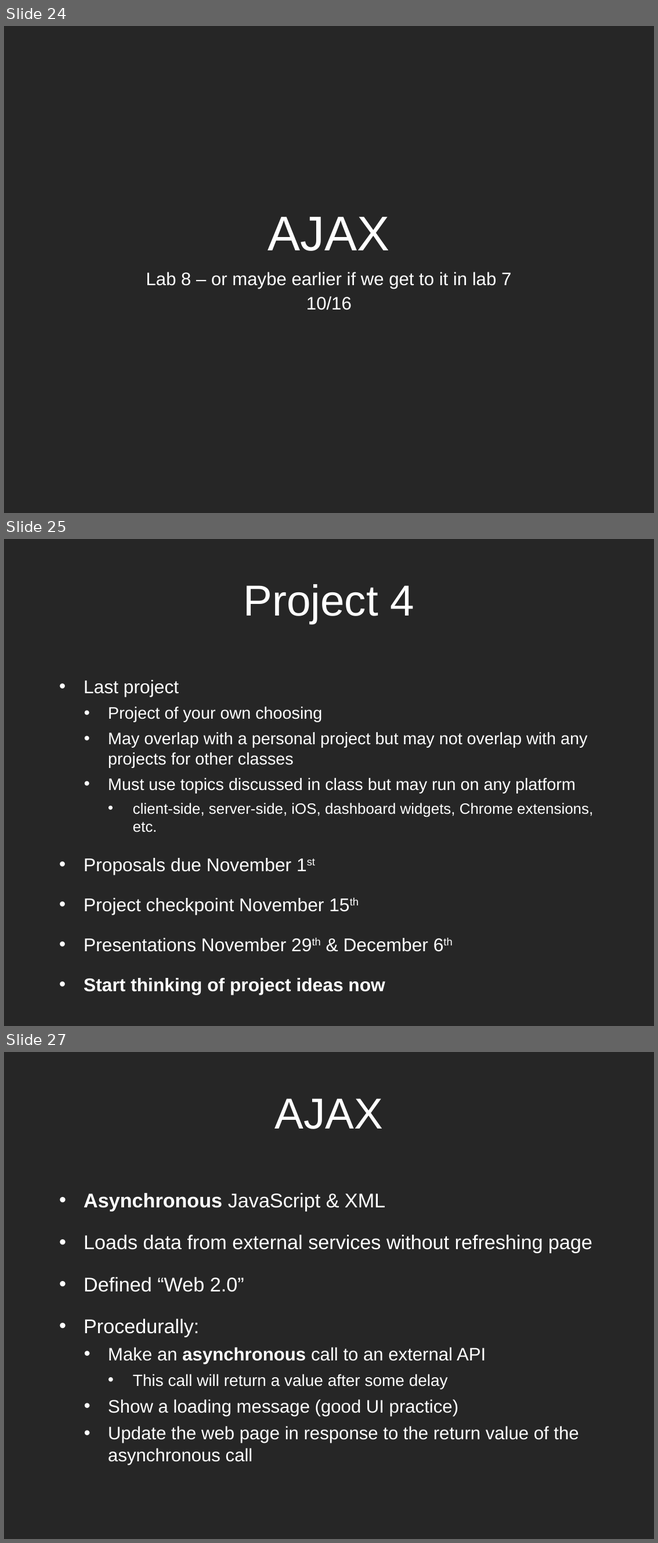
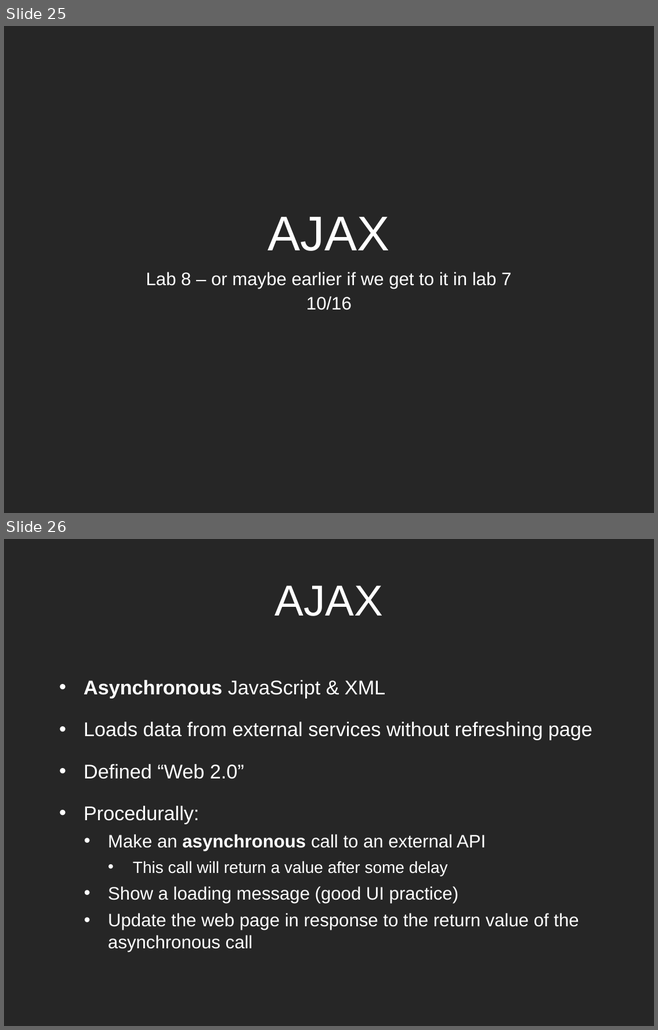
Before and after one commit to dantasse/ssuiweb2014, a slide deck: week07/week07.pptx. Shown one above the other, each under a label of ours: slides 24, 25 and 27 before the commit, slides 25 and 26 after it; the slides between them are not shown. The pictures are 658x1543 and 658x1030 pixels, drawn with LibreOffice and Linux fonts; fonts in the diff are those of the drawing. Boxes give left, top, right and bottom in pixels: in the first picture for what was removed or moved away, otherwise in the second. Text is boxed around its words. In the diff, an @@ line names an element or a change of style, - is before the commit and + after.

Commit message:
weeks 8 and 9, starter

```diff
--- a/week07/week07.pptx
+++ b/week07/week07.pptx
@@ slide 25 removed at box(4, 539, 654, 1026), background #262626 @@
@@ title removed at box(244, 584, 414, 624) @@
-Project 4
@@ text removed at box(83, 680, 593, 995) @@
-• Last project
-  • Project of your own choosing
-  • May overlap with a personal project but may not overlap with any projects for other classes
-  • Must use topics discussed in class but may run on any platform
-    • client-side, server-side, iOS, dashboard widgets, Chrome extensions, etc.
-• Proposals due November 1st
-• Project checkpoint November 15th
-• Presentations November 29th & December 6th
-• Start thinking of project ideas now
@@ what was slide 24 is now slide 25 @@
@@ what was slide 27 is now slide 26 @@
```
Also in this commit, not shown: 9 slides changed, 3 slides added, 9 other slides removed, 29 other files.
